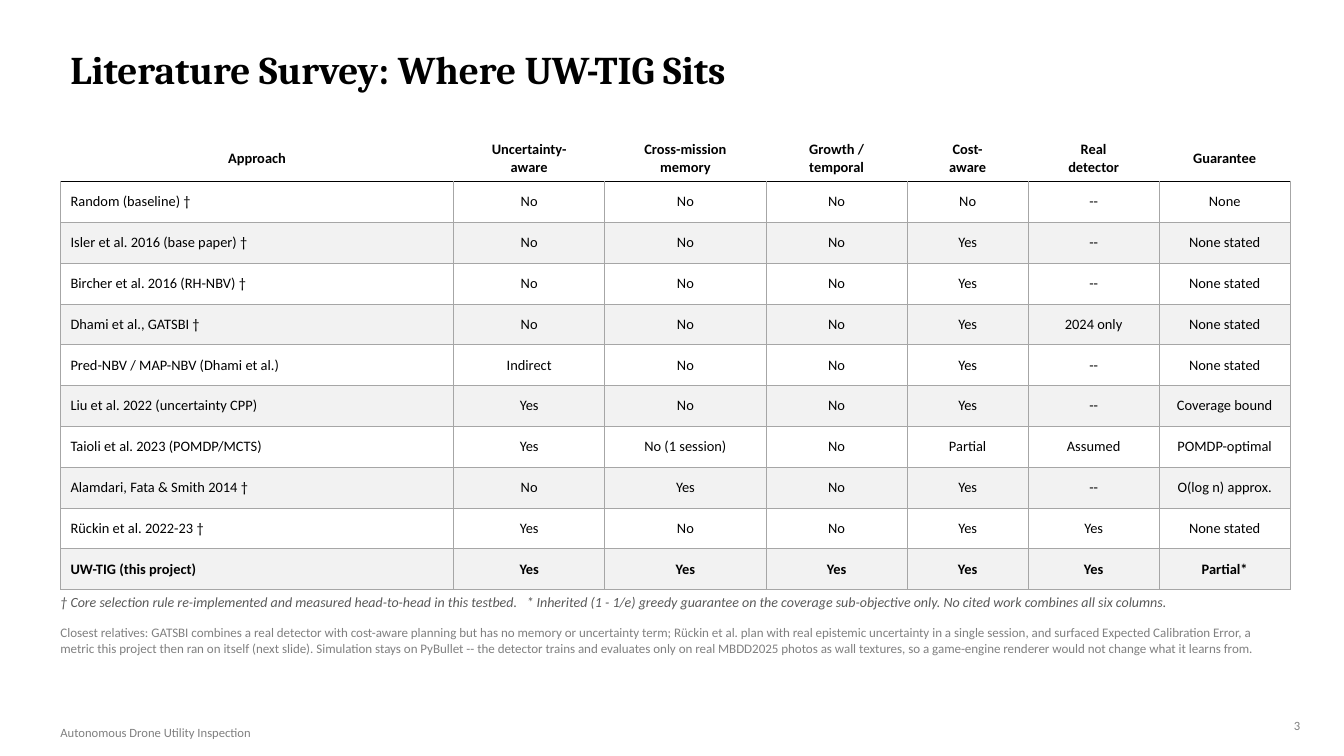
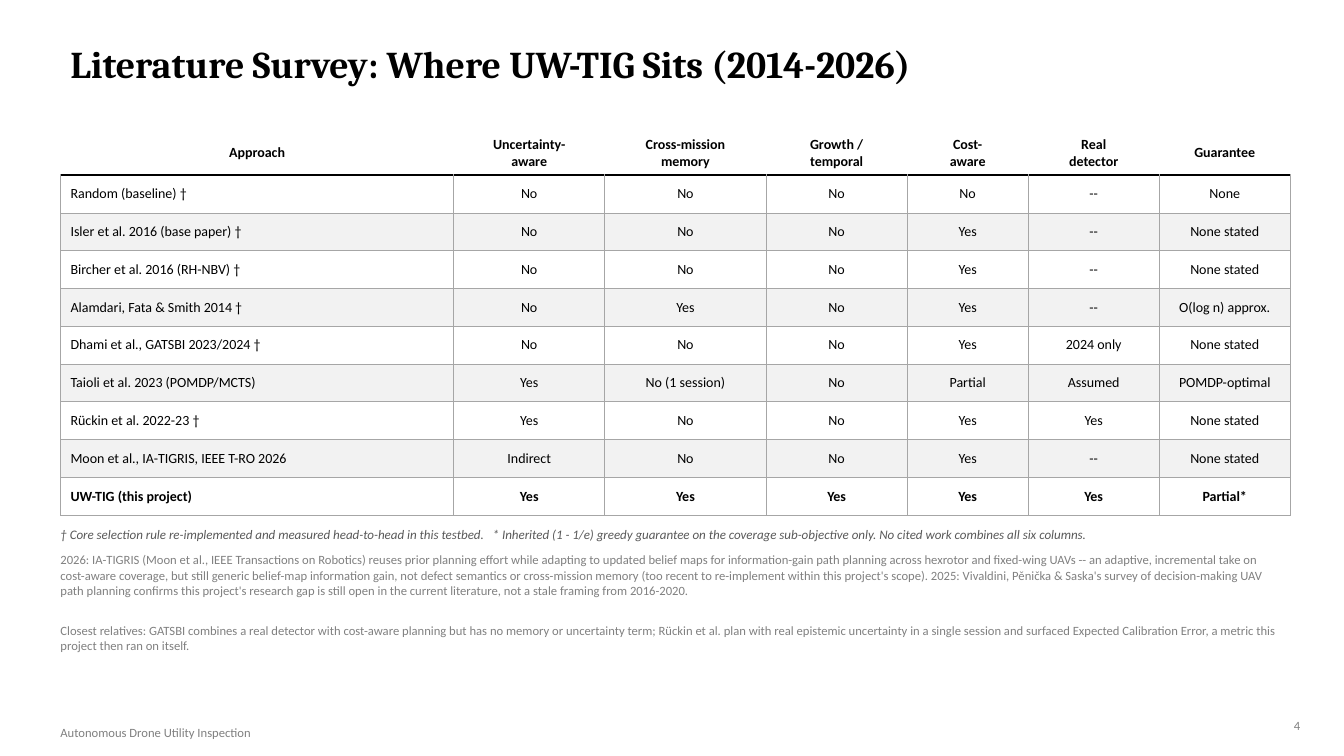
Before and after one commit to DrNeel11/project_work_1, a slide deck: slide 4 of drone-sim-today/Autonomous_Drone_Inspection_Progress.pptx (slide 3 before the commit). Drawn at 1344x756 pixels with LibreOffice and Linux fonts; fonts in the diff are those of the drawing. Boxes give left, top, right and bottom in pixels: in the first picture for what was removed or moved away, otherwise in the second. Text is boxed around its words. In the diff, an @@ line names an element or a change of style, - is before the commit and + after.

```diff
--- a/drone-sim-today/Autonomous_Drone_Inspection_Progress.pptx
+++ b/drone-sim-today/Autonomous_Drone_Inspection_Progress.pptx
@@ title at bbox=[70, 50, 910, 86]: text changed; size 28 to 27 pt @@
-Literature Survey: Where UW-TIG Sits
+Literature Survey: Where UW-TIG Sits (2014-2026)
@@ table at bbox=[60, 131, 1291, 508] @@
-row 5: Dhami et al., GATSBI † | No | No | No | Yes | 2024 only | None stated
-row 6: Pred-NBV / MAP-NBV (Dhami et al.) | Indirect | No | No | Yes | -- | None stated
-row 7: Liu et al. 2022 (uncertainty CPP) | Yes | No | No | Yes | -- | Coverage bound
+row 5: Alamdari, Fata & Smith 2014 † | No | Yes | No | Yes | -- | O(log n) approx.
+row 6: Dhami et al., GATSBI 2023/2024 † | No | No | No | Yes | 2024 only | None stated
-row 9: Alamdari, Fata & Smith 2014 † | No | Yes | No | Yes | -- | O(log n) approx.
+row 9: Moon et al., IA-TIGRIS, IEEE T-RO 2026 | Indirect | No | No | Yes | -- | None stated
@@ table: place and size @@
-table at bbox=[60, 136, 1291, 581]
+table at bbox=[60, 131, 1291, 508]
@@ text "† Core selection rule re-implemented ...": place and size @@
-text "† Core selection rule re-implemented ..." at bbox=[71, 597, 1166, 610]
+text "† Core selection rule re-implemented ..." at bbox=[70, 529, 1086, 541]
@@ text "† Core selection rule re-implemented ..." at bbox=[70, 529, 1086, 541]: size 10 to 9.3 pt @@
@@ text added at bbox=[60, 555, 1262, 597], 9 pt, text #808080 @@
+2026: IA-TIGRIS (Moon et al., IEEE Transactions on Robotics) reuses prior planning effort while adapting to updated belief maps for information-gain path planning across hexrotor and fixed-wing UAVs -- an adaptive, incremental take on cost-aware coverage, but still generic belief-map information gain, not defect semantics or cross-mission memory (too recent to re-implement within this project's scope). 2025: Vivaldini, Pěnička & Saska's survey of decision-making UAV path planning confirms this project's research gap is still open in the current literature, not a stale framing from 2016-2020.
@@ text at bbox=[60, 626, 1275, 652]: text changed; size 9.3 to 9 pt @@
-Closest relatives: GATSBI combines a real detector with cost-aware planning but has no memory or uncertainty term; Rückin et al. plan with real epistemic uncertainty in a single session, and surfaced Expected Calibration Error, a metric this project then ran on itself (next slide). Simulation stays on PyBullet -- the detector trains and evaluates only on real MBDD2025 photos as wall textures, so a game-engine renderer would not change what it learns from.
+Closest relatives: GATSBI combines a real detector with cost-aware planning but has no memory or uncertainty term; Rückin et al. plan with real epistemic uncertainty in a single session and surfaced Expected Calibration Error, a metric this project then ran on itself.
@@ text at bbox=[1294, 722, 1300, 730]: text changed @@
-3
+4
```
Also in this commit, not shown: 7 other slides changed, 2 slides added, 1 other file.
